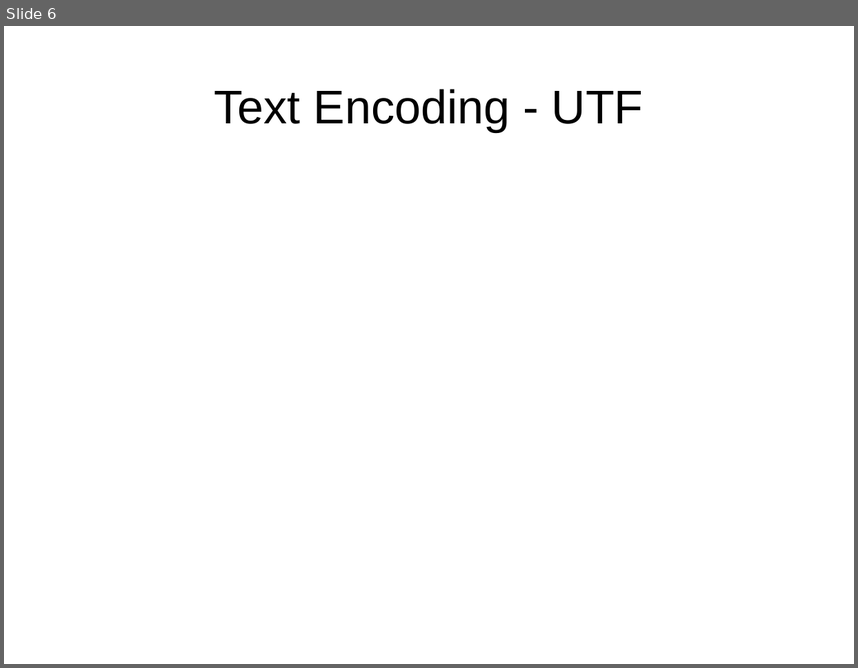
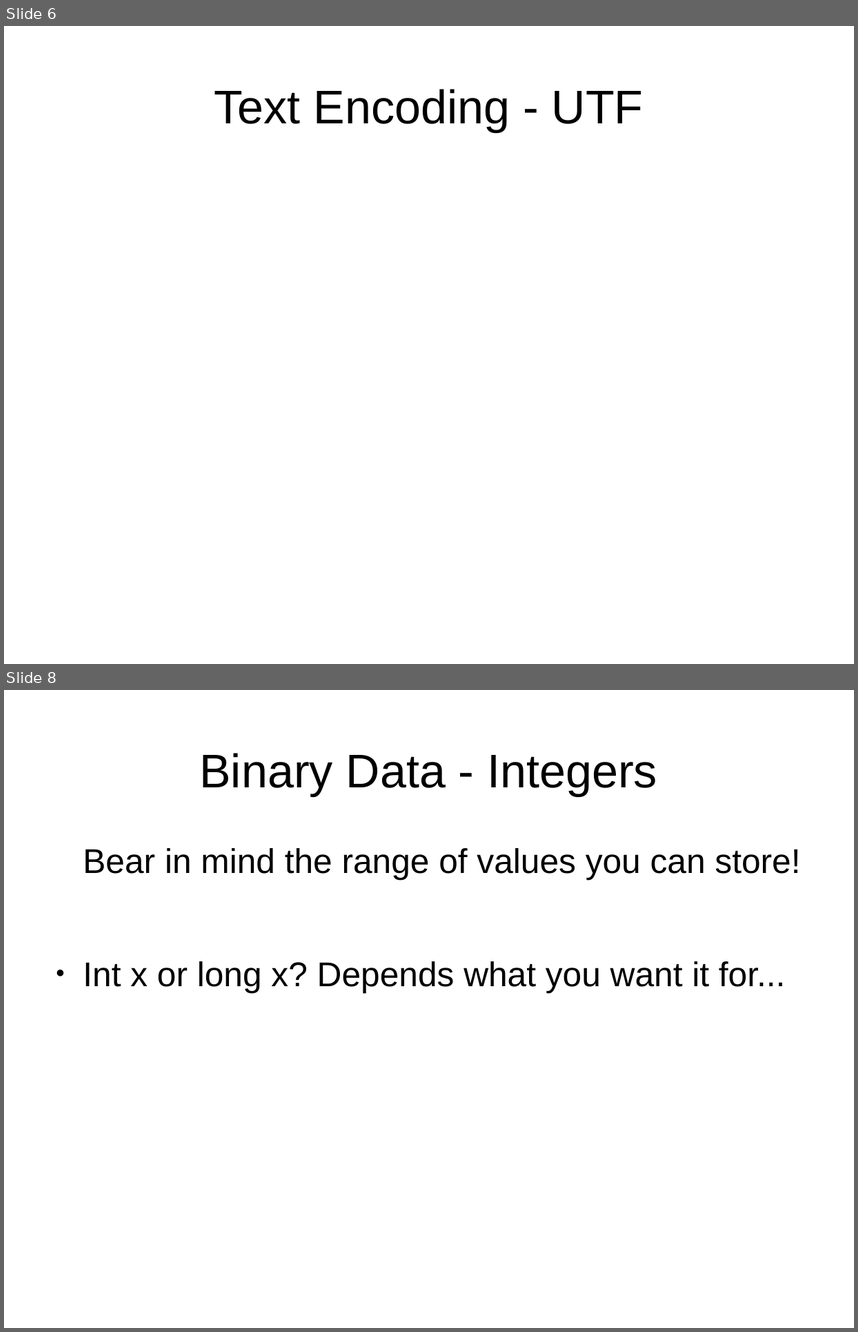
Before and after one commit to cx1111/IAP2017-comp-essentials, a slide deck: session1/session1.odp. Shown one above the other, each under a label of ours: slide 6 before the commit, slides 6 and 8 after it; the slides between them are not shown. The pictures are 858x668 and 858x1332 pixels, drawn with LibreOffice and Linux fonts; fonts in the diff are those of the drawing. Boxes give left, top, right and bottom in pixels: in the first picture for what was removed or moved away, otherwise in the second. Text is boxed around its words. In the diff, an @@ line names an element or a change of style, - is before the commit and + after.

```diff
--- a/session1/session1.odp
+++ b/session1/session1.odp
@@ slide 8 added at (x1=4, y1=690, x2=854, y2=1328), background #FFFFFF @@
@@ title added at (x1=199, y1=753, x2=658, y2=796), 44 pt, text #000000 @@
+Binary Data - Integers
@@ text added at (x1=83, y1=848, x2=800, y2=992), 32 pt, text #000000 @@
+Bear in mind the range of values you can store!
+● Int x or long x? Depends what you want it for...
```
Also in this commit, not shown: 5 other slides added, 3 other files.
